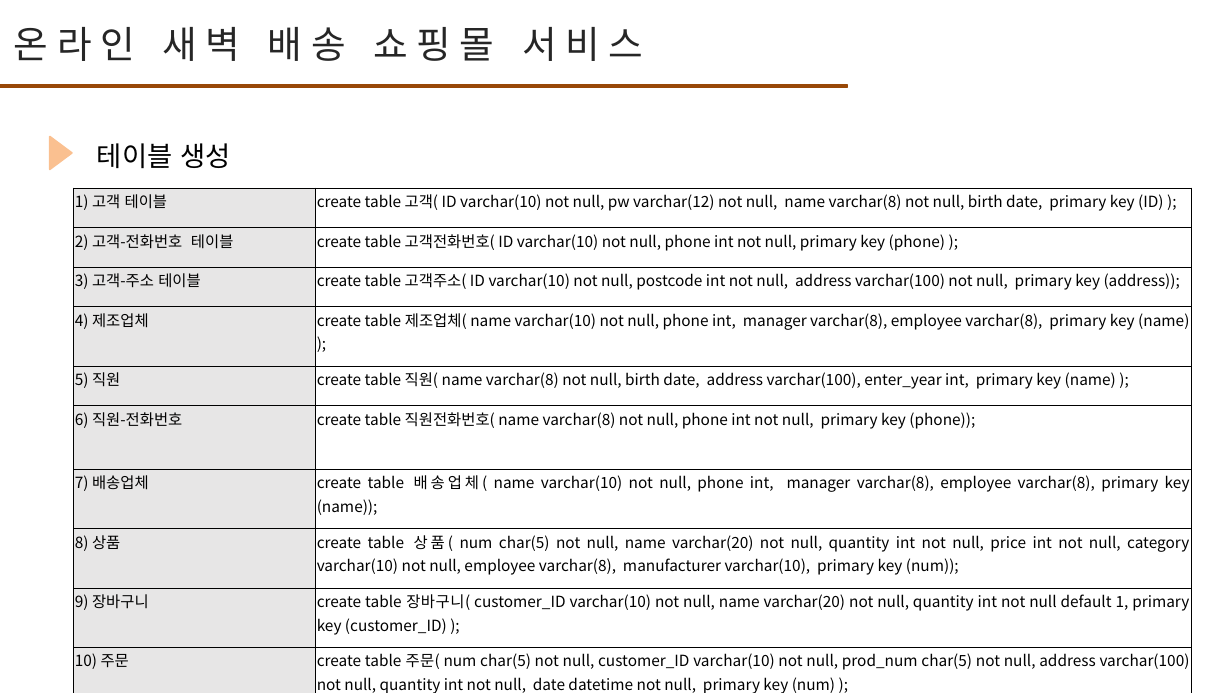
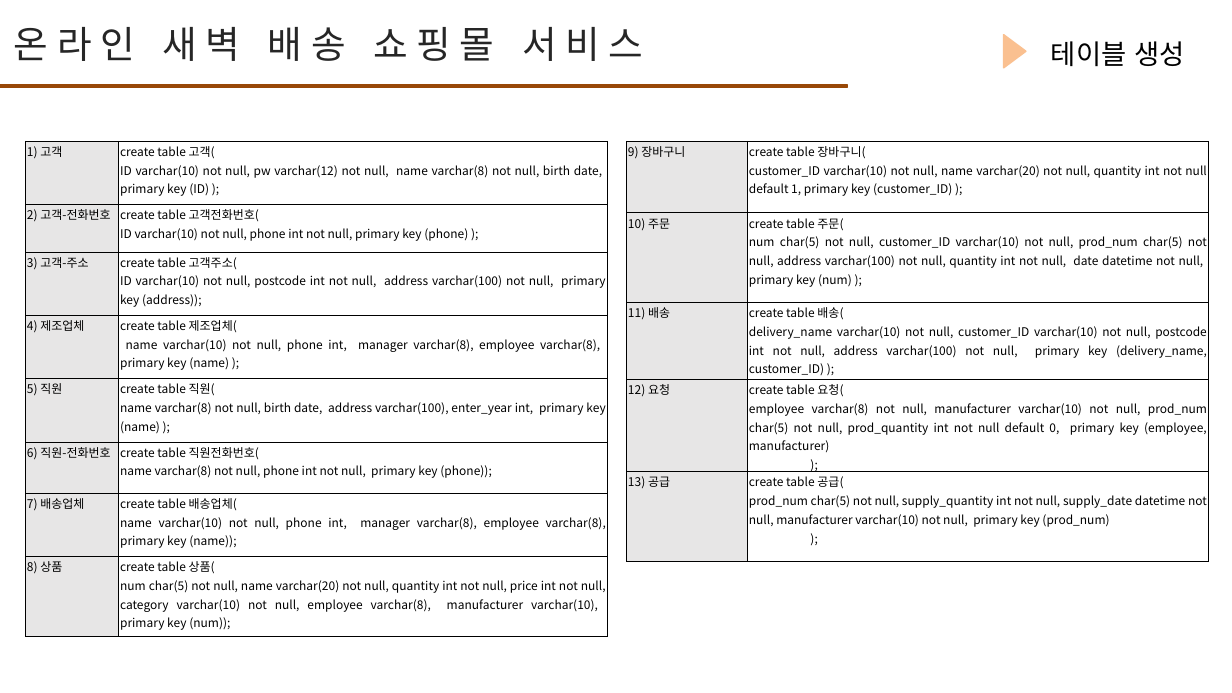
Before and after one commit to jyoon1421/db202002, a slide deck: slide 6 of TermProject/텀프로젝트발표_2018112197이정윤.pptx (slide 5 before the commit). Drawn at 1232x693 pixels with LibreOffice and Linux fonts; fonts in the diff are those of the drawing. Boxes give left, top, right and bottom in pixels: in the first picture for what was removed or moved away, otherwise in the second. Text is boxed around its words. In the diff, an @@ line names an element or a change of style, - is before the commit and + after.

```diff
--- a/TermProject/텀프로젝트발표_2018112197이정윤.pptx
+++ b/TermProject/텀프로젝트발표_2018112197이정윤.pptx
@@ text "테이블 생성": place and size @@
-text "테이블 생성" at bbox=[97, 143, 230, 169]
+text "테이블 생성" at bbox=[1051, 41, 1184, 67]
@@ triangle: place and size @@
-triangle at bbox=[50, 136, 72, 169]
+triangle at bbox=[1004, 35, 1026, 67]
@@ table at bbox=[26, 141, 608, 636] @@
-row 1: 1) 고객 테이블 | create table 고객( ID varchar(10) not null, pw varchar(12) not null, name varchar(8) not null, birth date, primary key (ID) );
-row 2: 2) 고객-전화번호 테이블 | create table 고객전화번호( ID varchar(10) not null, phone int not null, primary key (phone) );
-row 3: 3) 고객-주소 테이블 | create table 고객주소( ID varchar(10) not null, postcode int not null, address varchar(100) not null, primary key (address));
-row 4: 4) 제조업체 | create table 제조업체( name varchar(10) not null, phone int, manager varchar(8), employee varchar(8), primary key (name) );
-row 5: 5) 직원 | create table 직원( name varchar(8) not null, birth date, address varchar(100), enter_year int, primary key (name) );
-row 6: 6) 직원-전화번호 | create table 직원전화번호( name varchar(8) not null, phone int not null, primary key (phone));
-row 7: 7) 배송업체 | create table 배송업체( name varchar(10) not null, phone int, manager varchar(8), employee varchar(8), primary key (name));
-row 8: 8) 상품 | create table 상품( num char(5) not null, name varchar(20) not null, quantity int not null, price int not null, category varchar(10) not null, employee varchar(8), manufacturer varchar(10), primary key (num));
-row 9: 9) 장바구니 | create table 장바구니( customer_ID varchar(10) not null, name varchar(20) not null, quantity int not null default 1, primary key (customer_ID) );
-row 10: 10) 주문 | create table 주문( num char(5) not null, customer_ID varchar(10) not null, prod_num char(5) not null, address varchar(100) not null, quantity int not null, date datetime not null, primary key (num) );
+row 1: 1) 고객 | create table 고객( / ID varchar(10) not null, pw varchar(12) not null, name varchar(8) not null, birth date, primary key (ID) );
+row 2: 2) 고객-전화번호 | create table 고객전화번호( / ID varchar(10) not null, phone int not null, primary key (phone) );
+row 3: 3) 고객-주소 | create table 고객주소( / ID varchar(10) not null, postcode int not null, address varchar(100) not null, primary key (address));
+row 4: 4) 제조업체 | create table 제조업체( / name varchar(10) not null, phone int, manager varchar(8), employee varchar(8), primary key (name) );
+row 5: 5) 직원 | create table 직원( / name varchar(8) not null, birth date, address varchar(100), enter_year int, primary key (name) );
+row 6: 6) 직원-전화번호 | create table 직원전화번호( / name varchar(8) not null, phone int not null, primary key (phone));
+row 7: 7) 배송업체 | create table 배송업체( / name varchar(10) not null, phone int, manager varchar(8), employee varchar(8), primary key (name));
+row 8: 8) 상품 | create table 상품( / num char(5) not null, name varchar(20) not null, quantity int not null, price int not null, category varchar(10) not null, employee varchar(8), manufacturer varchar(10), primary key (num));
@@ table: place and size @@
-table at bbox=[73, 188, 1191, 693]
+table at bbox=[26, 141, 608, 636]
@@ table added at bbox=[626, 141, 1209, 554], 5 rows, 2 columns @@
+9) 장바구니 | create table 장바구니( / customer_ID varchar(10) not null, name varchar(20) not null, quantity int not null default 1, primary key (customer_ID) );
+10) 주문 | create table 주문( / num char(5) not null, customer_ID varchar(10) not null, prod_num char(5) not null, address varchar(100) not null, quantity int not null, date datetime not null, primary key (num) );
+11) 배송 | create table 배송( / delivery_name varchar(10) not null, customer_ID varchar(10) not null, postcode int not null, address varchar(100) not null, primary key (delivery_name, customer_ID) );
+12) 요청 | create table 요청( / employee varchar(8) not null, manufacturer varchar(10) not null, prod_num char(5) not null, prod_quantity int not null default 0, primary key (employee, manufacturer) / );
+13) 공급 | create table 공급( / prod_num char(5) not null, supply_quantity int not null, supply_date datetime not null, manufacturer varchar(10) not null, primary key (prod_num) / );
```
Also in this commit, not shown: 7 other slides changed, 2 slides added, 2 slides removed.
